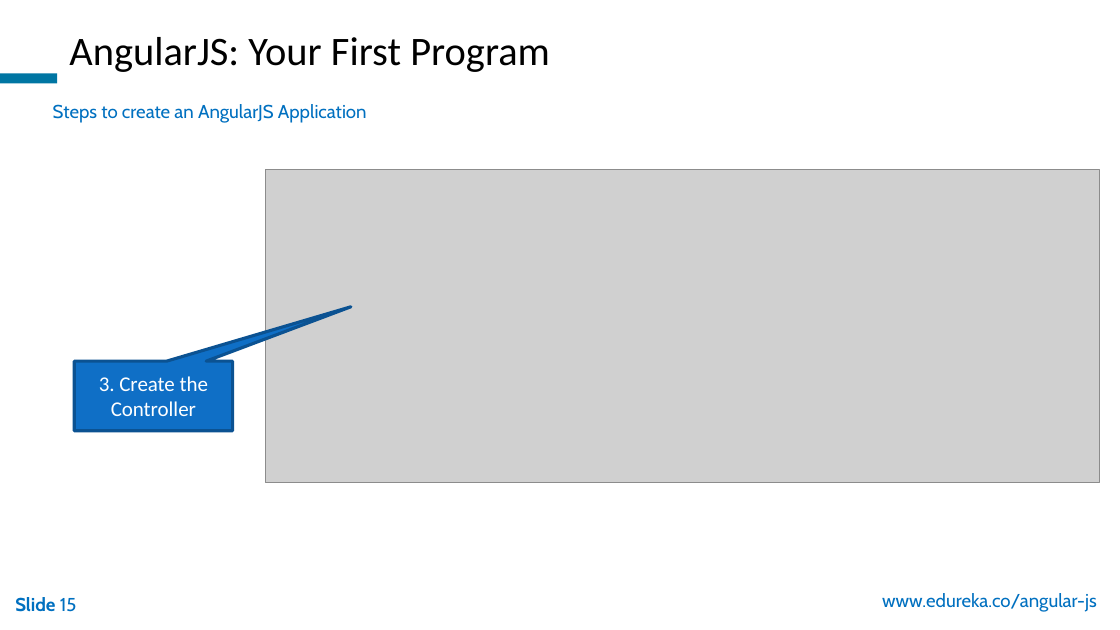
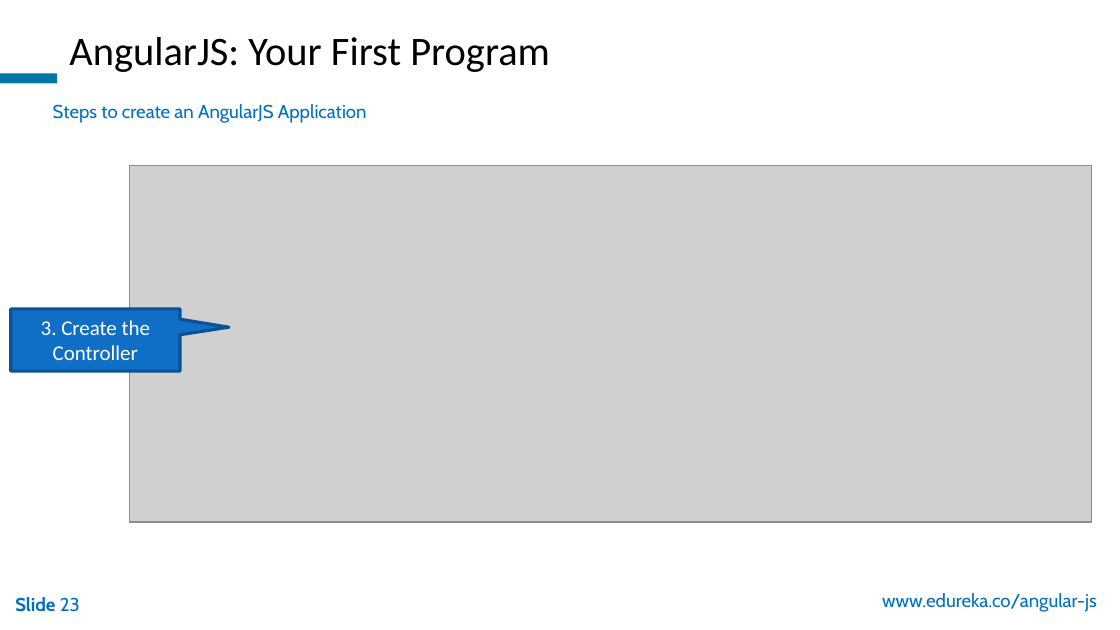
Before and after one commit to Donaldvan/devops-tools, a slide deck: slide 23 of TechBU/AngularJS/Getting Started With AngularJS/AngularJS_WP_21Oct.pptx (slide 15 before the commit). Drawn at 1120x630 pixels with LibreOffice and Linux fonts; fonts in the diff are those of the drawing; grey boxes stand for pictures; background and template pictures are left out. Boxes give left, top, right and bottom in pixels: in the first picture for what was removed or moved away, otherwise in the second. Text is boxed around its words. In the diff, an @@ line names an element or a change of style, - is before the commit and + after.

```diff
--- a/TechBU/AngularJS/Getting Started With AngularJS/AngularJS_WP_21Oct.pptx
+++ b/TechBU/AngularJS/Getting Started With AngularJS/AngularJS_WP_21Oct.pptx
@@ picture: place and size @@
-picture at [265, 170, 1100, 483]
+picture at [129, 165, 1091, 522]
@@ speech box "3. Create the Controller": place and size @@
-speech box "3. Create the Controller" at [74, 361, 232, 430]
+speech box "3. Create the Controller" at [11, 309, 180, 372]
@@ speech box "3. Create the Controller" at [11, 309, 180, 372]: proportions changed @@
@@ page number at [15, 597, 80, 612]: text changed @@
-Slide 15
+Slide 23
```
Also in this commit, not shown: 9 other slides changed, 12 slides added, 4 slides removed.
